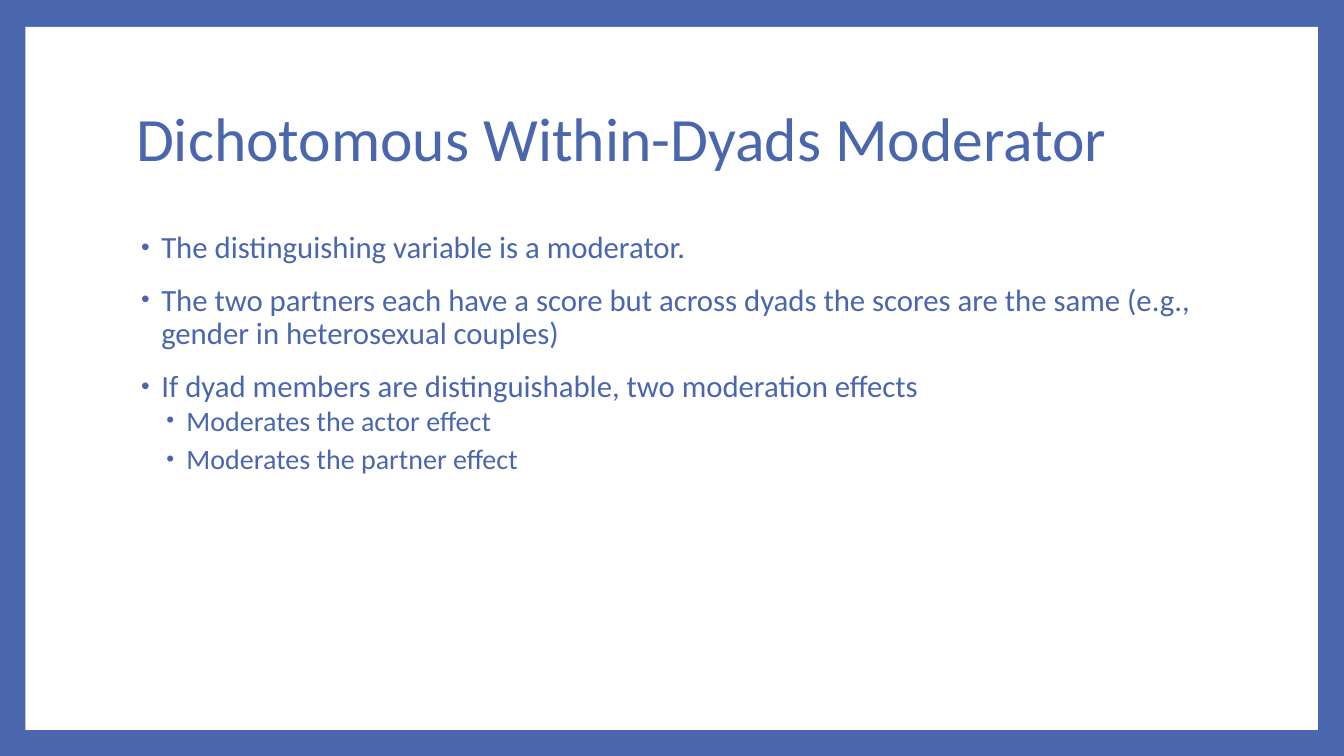
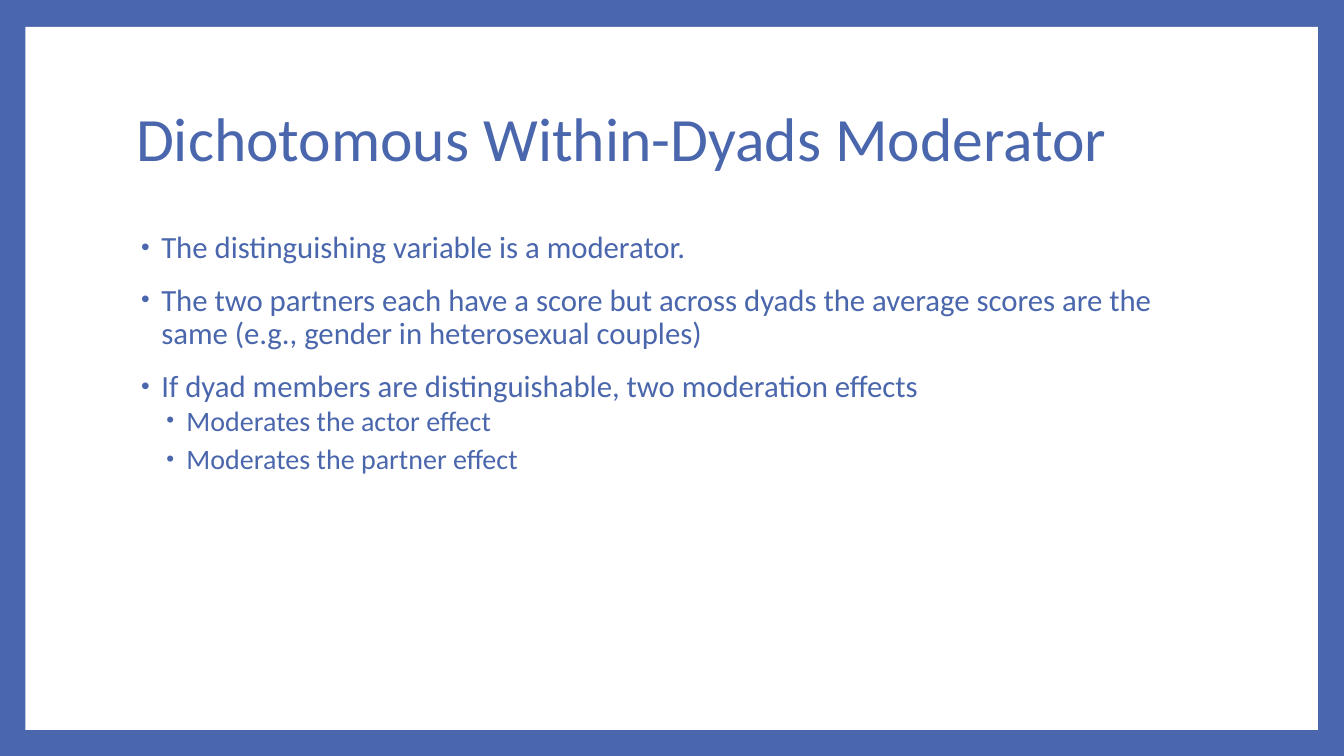
Before and after one commit to RandiLGarcia/2day-dyad-workshop, a slide deck: slide 15 of Day 2/Lecture Slides/Day 2 Slides.pptx (slide 6 before the commit). Drawn at 1344x756 pixels with LibreOffice and Linux fonts; fonts in the diff are those of the drawing. Boxes give left, top, right and bottom in pixels: in the first picture for what was removed or moved away, otherwise in the second. Text is boxed around its words. In the diff, an @@ line names an element or a change of style, - is before the commit and + after.

```diff
--- a/Day 2/Lecture Slides/Day 2 Slides.pptx
+++ b/Day 2/Lecture Slides/Day 2 Slides.pptx
@@ text at box(161, 289, 1151, 350): text changed @@
-• The two partners each have a score but across dyads the scores are the same (e.g., gender in heterosexual couples)
+• The two partners each have a score but across dyads the average scores are the same (e.g., gender in heterosexual couples)
```
Also in this commit, not shown: 17 other slides changed, 8 slides removed, 7 other files.
